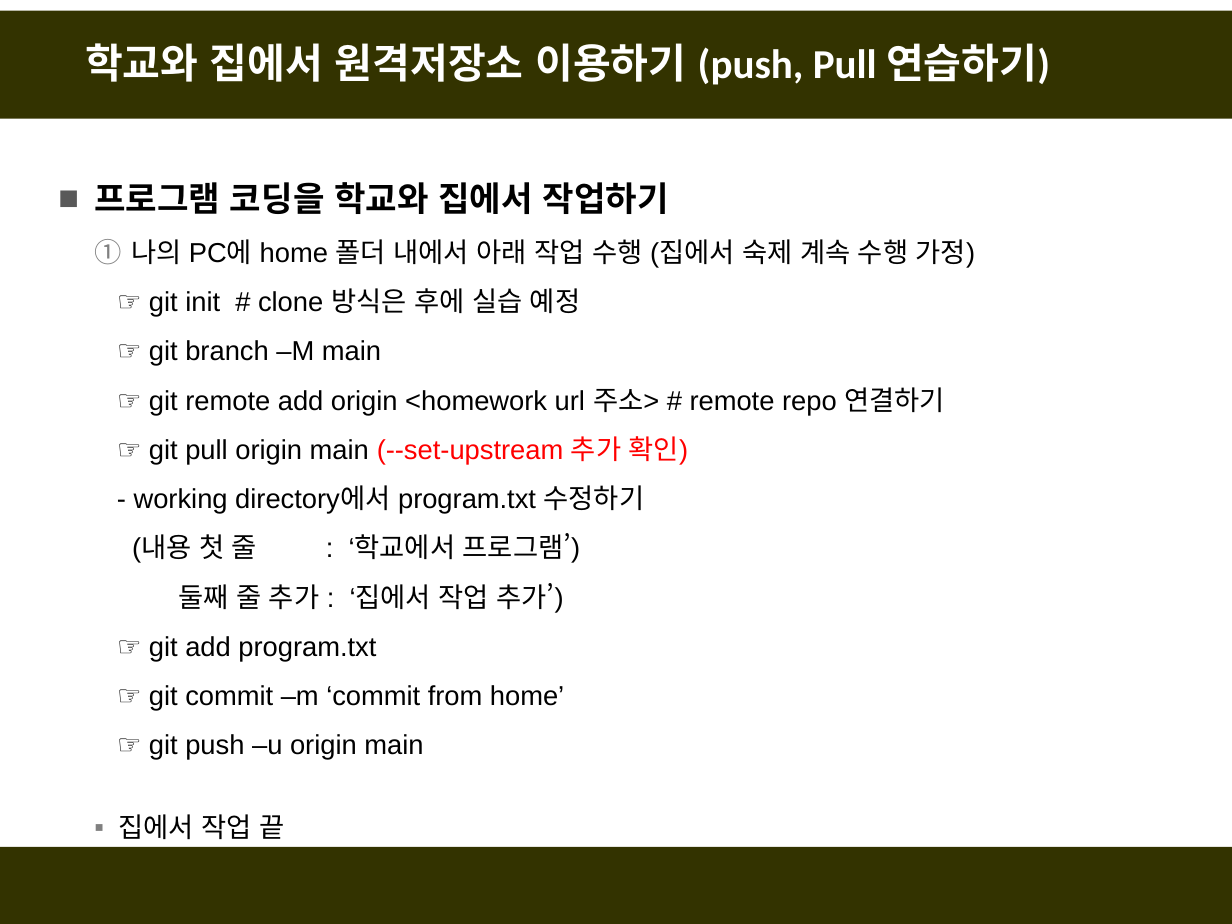
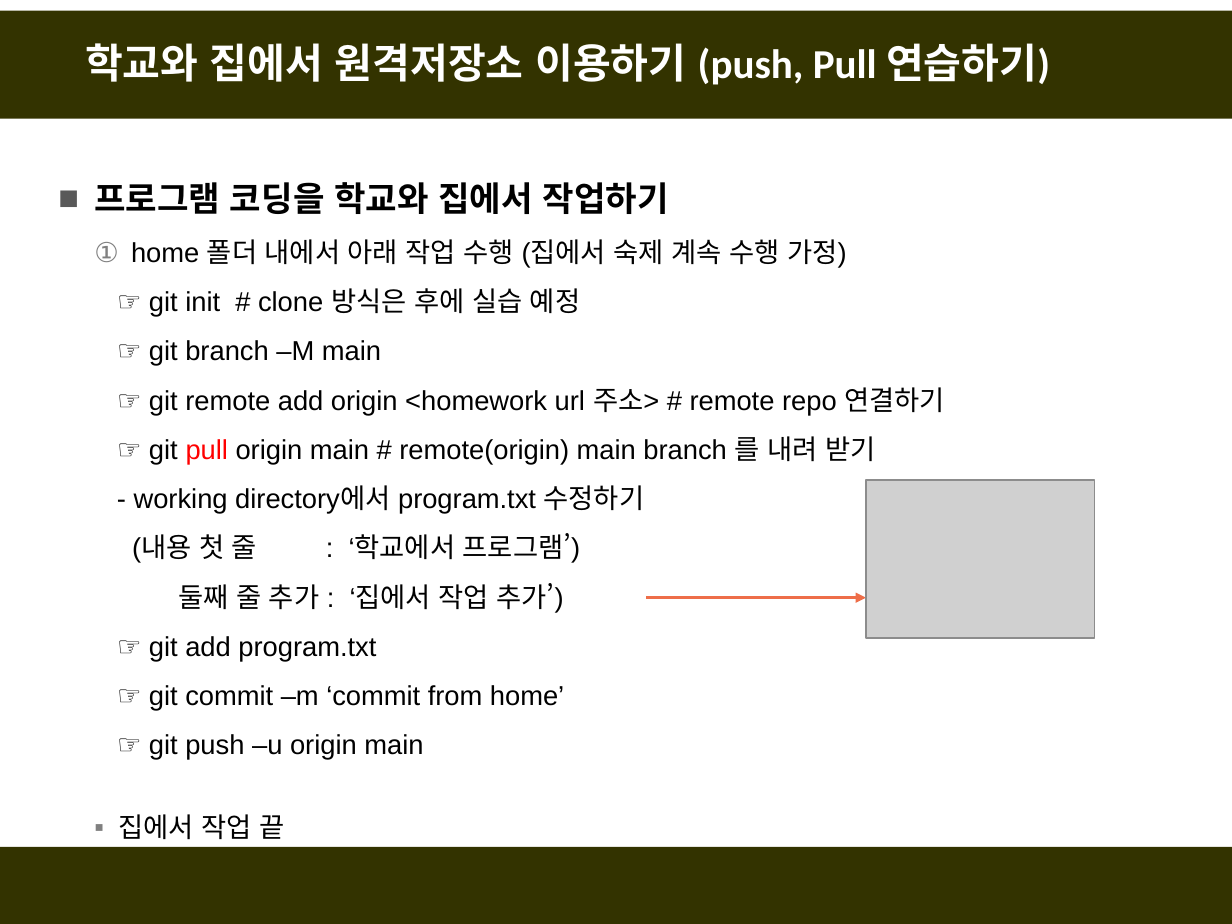
Before and after one commit to fasthill/github-lecture, a slide deck: slide 37 of git및github첫걸음2-원격저장소만들기.pptx. Drawn at 1232x924 pixels with LibreOffice and Linux fonts; fonts in the diff are those of the drawing; grey boxes stand for pictures. Boxes give left, top, right and bottom in pixels: in the first picture for what was removed or moved away, otherwise in the second. Text is boxed around its words. In the diff, an @@ line names an element or a change of style, - is before the commit and + after.

```diff
--- a/git및github첫걸음2-원격저장소만들기.pptx
+++ b/git및github첫걸음2-원격저장소만들기.pptx
@@ text at box(131, 239, 847, 268): text changed @@
-  1. 나의 PC에 home 폴더 내에서 아래 작업 수행 (집에서 숙제 계속 수행 가정)
+  1. home 폴더 내에서 아래 작업 수행 (집에서 숙제 계속 수행 가정)
@@ text at box(149, 436, 876, 465): text changed; text colour #FF0000 to #000000 @@
-  ☞ git pull origin main (--set-upstream 추가 확인)
+  ☞ git pull origin main # remote(origin) main branch 를 내려 받기
@@ picture added at box(866, 480, 1094, 638) @@
@@ arrow added from (647, 598) to (866, 598), #EE6E4A 2 pt @@
```
Also in this commit, not shown: 7 other slides changed, 1 slide removed.
